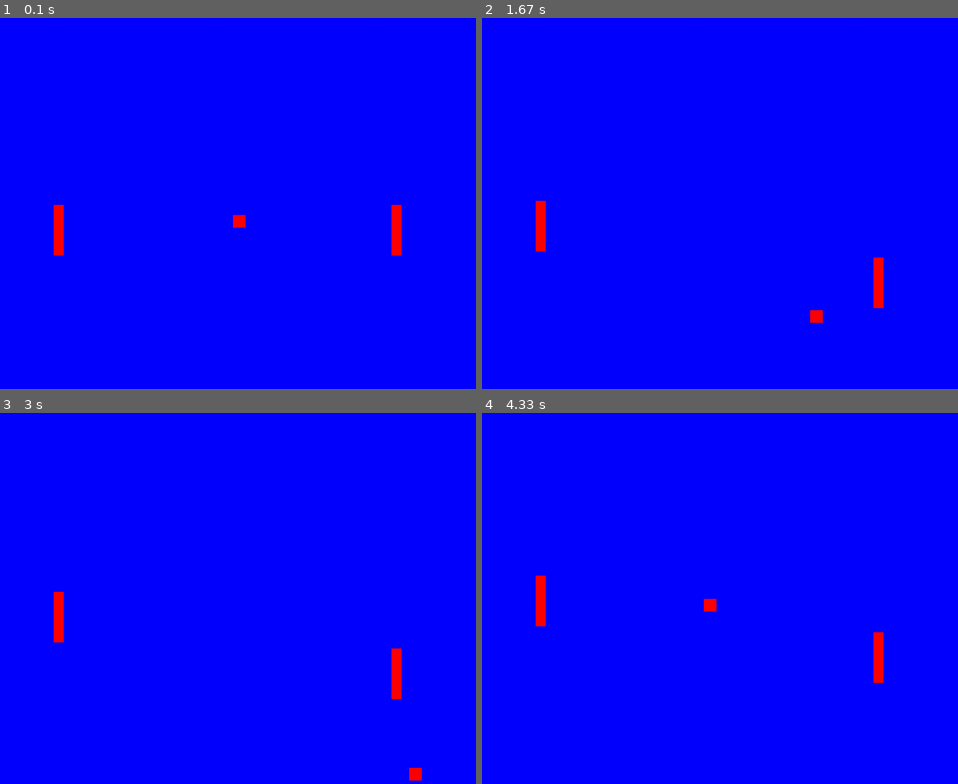
Above: before the commit, frames 1-4 (two rows, left to right).
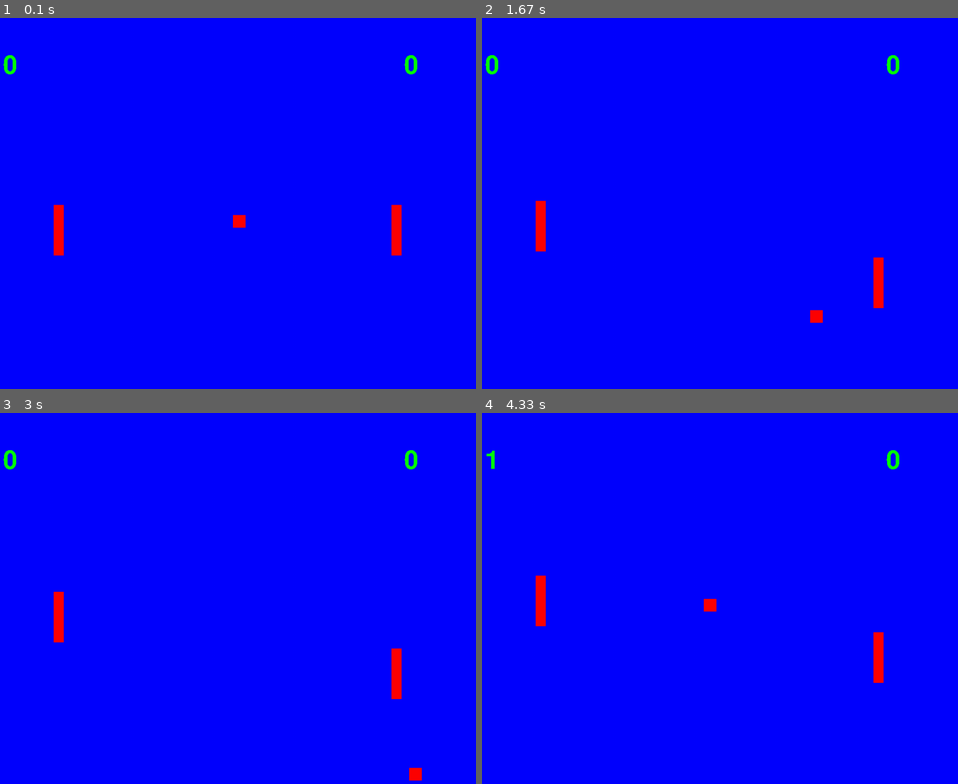
Above: after the commit, the same moments.

Repository: nsodickson/Pygame-Projects
Game: pygame game, started from Pong.py
Same seed, same stepped clock (60 frames per second), same inputs: the game is played once before the commit and once after it.
Inputs:
- Up to frame 1 (0.1 s): no input
- Up to frame 2 (1.67 s): hold Down 0.33-0.8 s; hold Up 0.83-1.2 s; hold W 0.83-1.2 s; hold Down 1.23-1.6 s; hold S 1.23-1.6 s; hold Up from 1.63 s (still down); hold W from 1.63 s (still down)
- Up to frame 3 (3 s): release Up at 1.93 s; release W at 1.93 s; hold Down 1.97-2.27 s; hold S 1.97-2.27 s; hold Up 2.3-2.67 s; hold W 2.3-2.67 s; hold Down from 2.7 s (still down); hold S from 2.7 s (still down)
- Up to frame 4 (4.33 s): release Down at 3.07 s; release S at 3.07 s; hold Up 3.1-3.4 s; hold W 3.1-3.4 s; hold Down 3.43-3.73 s; hold S 3.43-3.73 s; hold Up 3.77-4.13 s; hold W 3.77-4.13 s; hold Down from 4.17 s (still down); hold S from 4.17 s (still down)

The runs differ from the first frame. In frame 1, 0.2% of the frame differs, in the area x 0-88%, y 10-16%; in frame 2, 0.2%; in frame 3, 0.2%; in frame 4, 0.1%.

Commit message:
Updated pong and snake

Diff:
--- a/Pong.py
+++ b/Pong.py
@@ -8,14 +8,15 @@
 def clamp(val, min_val, max_val):
     return max(min(val, max_val), min_val)
 
-def sigmoid(val):
-    return 1 / (1 + math.exp(-val))
-
 width = 1000
 height = 750
 bg_color = (0, 0, 255)
 window = pygame.display.set_mode((width, height))
 window.fill(bg_color)
+
+font_color = (0, 255, 0)
+font_size = 75
+font = pygame.font.Font(None, font_size)
 
 color = (255, 0, 0)
 
@@ -47,6 +48,7 @@
 right_dy = 0
 
 gameOn = True
+
 while gameOn:
     for event in pygame.event.get():
         if event.type == QUIT:
@@ -86,25 +88,25 @@
         ball_dir_y *= -1
 
     if ball.x <= 0:
+        ball_dir_x *= -1
         right_score += 1
-        ball_dir_x *= -1
         ball.x = width/2
         ball.y = height/2
         ball_speed = speed_init
 
     elif ball.x - ball_size >= width:
+        ball_dir_x *= -1
         left_score += 1
-        ball_dir_x *= -1
         ball.x = width/2
         ball.y = height/2
         ball_speed = speed_init
 
     if ball.colliderect(left) and collide_buffer == 0:
         ball_dir_x *= -1
-        ball_speed += speed_init / 10
+        ball_speed = clamp(ball_speed + speed_init / 10, speed_init, speed_init * 1.5)
         ball_mid = ball.y + ball_size / 2
         paddle_mid = left.y + paddle_height / 2
-        distance = clamp(abs(paddle_mid - ball_mid), paddle_height / 8, paddle_height / 3)
+        distance = clamp(abs(paddle_mid - ball_mid), paddle_height / 10, paddle_height / 3)
         angle = distance / (paddle_height / 2) * (math.pi / 2)
         ball_dx = math.cos(angle)
         ball_dy = math.sin(angle)
@@ -112,17 +114,22 @@
 
     elif ball.colliderect(right) and collide_buffer == 0:
         ball_dir_x *= -1
-        ball_speed += speed_init / 10
+        ball_speed = clamp(ball_speed + speed_init / 10, speed_init, speed_init * 1.5)
         ball_mid = ball.y + ball_size / 2
         paddle_mid = right.y + paddle_height / 2
-        distance = clamp(abs(paddle_mid - ball_mid), paddle_height / 8, paddle_height / 3)
+        distance = clamp(abs(paddle_mid - ball_mid), paddle_height / 10, paddle_height / 3)
         angle = distance / (paddle_height / 2) * (math.pi / 2)
         ball_dx = math.cos(angle)
         ball_dy = math.sin(angle)
         collide_buffer = 100
 
+    left_score_img = font.render(str(left_score), False, font_color)
+    right_score_img = font.render(str(right_score), False, font_color)
+
     pygame.draw.rect(window, color, ball)
     pygame.draw.rect(window, color, left)
     pygame.draw.rect(window, color, right)
+    window.blit(left_score_img, (width / 15, height / 10))
+    window.blit(right_score_img, (14 * width / 15 - font_size, height / 10))
 
     pygame.display.update()
--- a/Snake.py
+++ b/Snake.py
@@ -29,16 +29,20 @@
 while gameOn:
     for event in pygame.event.get():
         if event.type == QUIT:
-            gameOn = False
+            quit()
         elif event.type == KEYDOWN:
             if event.key == K_w and direction[1] == 0:  # If pressing w and direction isn't already up or down
                 direction = [0, -size]
+                break
             if event.key == K_a and direction[0] == 0:  # If pressing a and direction isn't already right or left
                 direction = [-size, 0]
+                break
             if event.key == K_s and direction[1] == 0:  # If pressing s and direction isn't already up or down
                 direction = [0, size]
+                break
             if event.key == K_d and direction[0] == 0:  # If pressing d and direction isn't already right or left
                 direction = [size, 0]
+                break
     screen.fill((0, 0, 0))
 
     head[0] += direction[0]
@@ -47,16 +51,20 @@
     snake.insert(0, [head[0], head[1]])
     snake.pop(-1)
 
-    # Drawing the head before the rest of the body
-    pygame.draw.rect(screen, (0, 0, 255), head_rect)
-    for i in snake[1:]:
-        if head == i:
+    # Drawing the snake
+    for idx, segment in enumerate(snake):
+        pygame.draw.rect(screen, (0, 0, 255), (segment[0], segment[1], size, size))
+
+    # Checking collisions with itself
+    for segment in snake[1:]:
+        if segment == head:
             gameOn = False
-        pygame.draw.rect(screen, (0, 0, 255), (i[0], i[1], size, size))
 
+    # Checking collisions with the wall
     if head[0] < 0 or head[0] > w - size or head[1] < 0 or head[1] > h - size:
         gameOn = False
 
+    # Checking collisions with the food
     if head_rect.colliderect(food_rect):
         score += 1
         speed += 1
